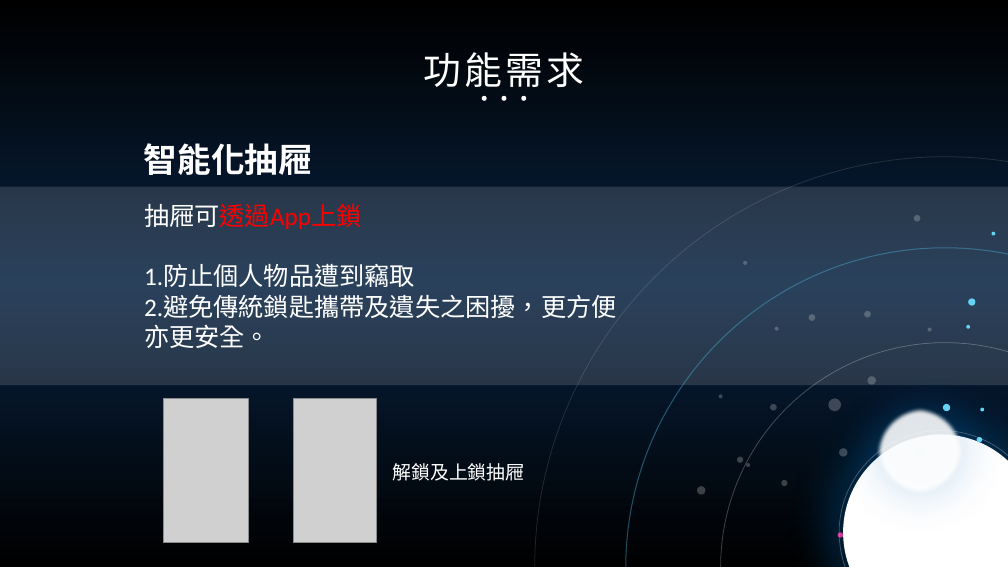
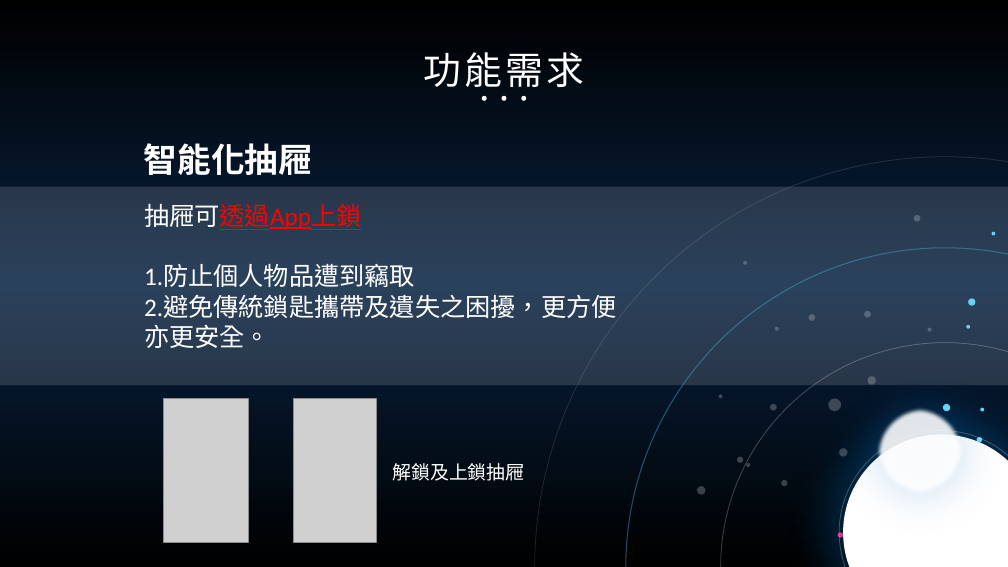
Before and after one commit to js20135987/108_SE_Team3, a slide deck: slide 7 of 第三組範例PPT_2019_10_23.pptx. Drawn at 1008x567 pixels with LibreOffice and Linux fonts; fonts in the diff are those of the drawing; grey boxes stand for pictures. Boxes give left, top, right and bottom in pixels: in the first picture for what was removed or moved away, otherwise in the second. Text is boxed around its words. In the diff, an @@ line names an element or a change of style, - is before the commit and + after.

```diff
--- a/第三組範例PPT_2019_10_23.pptx
+++ b/第三組範例PPT_2019_10_23.pptx
@@ text at (144,204,361,230): underline on in "抽屜可透過App上鎖" @@
```
Also in this commit, not shown: 9 other slides changed, 1 slide added.
